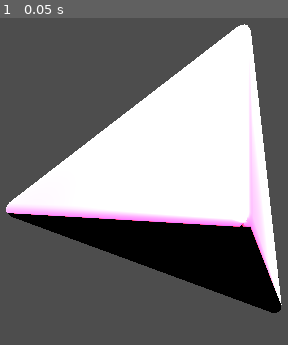
Above: before the commit, frame 1.
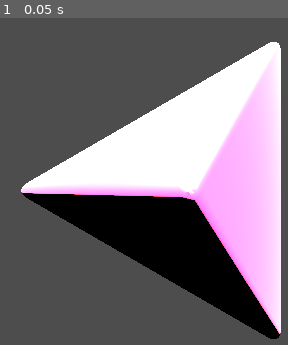
Above: after the commit, the same moment.

Repository: Meldarse/Endless-prototype
Game: Godot game, scene res://Scenes/tetra.tscn
Two runs of this game, one before a commit and one after it. Both use one fixed random seed, a clock stepped at 60 frames per second and the inputs below. This scene is started directly instead of the project's main scene.
Inputs:
- Up to frame 1 (0.05 s): no input

The runs differ from the first frame. In frame 1, 27% of the frame differs, in the area x 2-98%, y 1-99%.

Commit message:
Añadí audio 3D

Diff:
--- a/Scenes/tetra.tscn
+++ b/Scenes/tetra.tscn
@@ -63,7 +63,7 @@
 [node name="tetrahedron" type="Node3D" parent="."]
 
 [node name="Cube" type="MeshInstance3D" parent="tetrahedron"]
-transform = Transform3D(-0.691133, 0.414253, 0.592224, 0.180044, -0.69491, 0.696193, 0.699942, 0.587789, 0.405691, 0, 1, 0)
+transform = Transform3D(-0.819152, -0.40558, -0.40558, 3.57628e-07, 0.707107, -0.707107, 0.573576, -0.579229, -0.579228, 0, 1, 0)
 mesh = SubResource("ArrayMesh_hxmfs")
 skeleton = NodePath("")
 
@@ -72,7 +72,6 @@
 
 [node name="Sun" type="DirectionalLight3D" parent="tetrahedron"]
 transform = Transform3D(1, 0, 0, 0, -0.707107, 0.707107, 0, -0.707107, -0.707107, 0, 4.14167, -4)
-light_color = Color(1, 1, 1, 1)
 light_energy = 6830.0
 
 [node name="Camera" type="Camera3D" parent="tetrahedron"]
--- a/Scenes/world.tscn
+++ b/Scenes/world.tscn
@@ -17,6 +17,8 @@
 sdfgi_enabled = true
 glow_enabled = true
 
+[sub_resource type="AudioStreamRandomizer" id="AudioStreamRandomizer_gufml"]
+
 [node name="World" type="Node3D"]
 
 [node name="WorldEnvironment" type="WorldEnvironment" parent="."]
@@ -29,3 +31,10 @@
 [node name="CharacterBody3D" parent="." instance=ExtResource("1_iuemm")]
 
 [node name="Terrain_controller" parent="." instance=ExtResource("3_ipjyi")]
+
+[node name="AudioListener3D" type="AudioListener3D" parent="."]
+transform = Transform3D(1, 0, 0, 0, 1, 0, 0, 0, 1, 0, 7, 13)
+
+[node name="AudioStreamPlayer3D" type="AudioStreamPlayer3D" parent="."]
+transform = Transform3D(1, 0, 0, 0, 1, 0, 0, 0, 1, 19, 2, 0)
+stream = SubResource("AudioStreamRandomizer_gufml")
Not shown: 1 places in Scenes/world.tscn that only renumber resources
